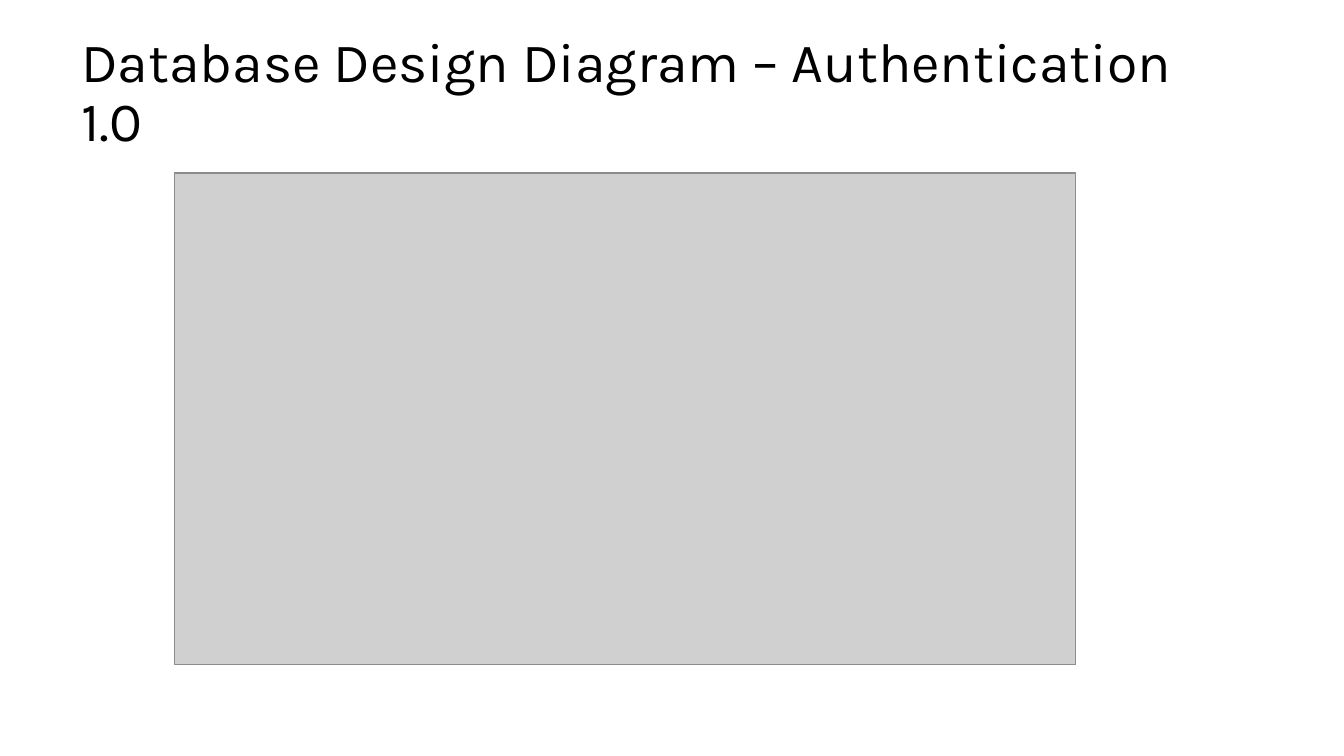
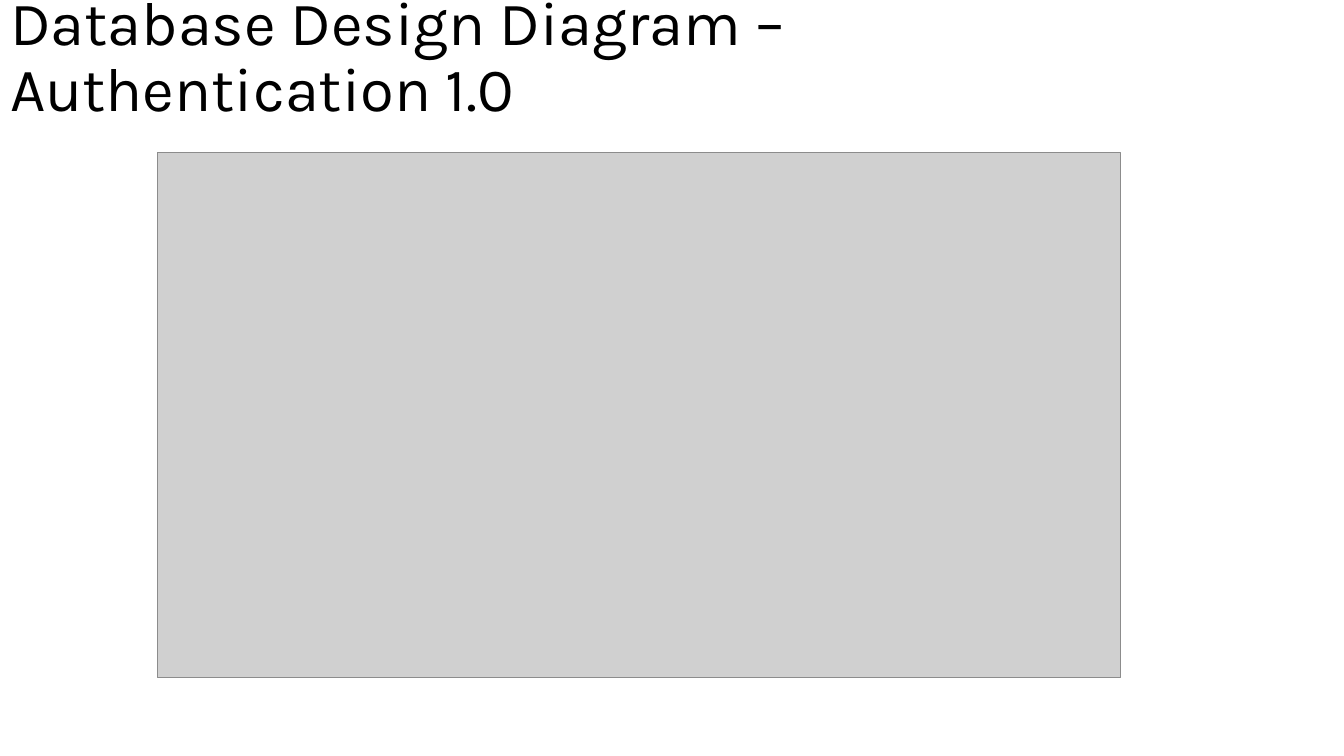
Before and after one commit to LouiGee/finalProjectBackEnd, a slide deck: slide 6 of Architecture Documents.pptx. Drawn at 1344x756 pixels with LibreOffice and Linux fonts; fonts in the diff are those of the drawing; grey boxes stand for pictures. Boxes give left, top, right and bottom in pixels: in the first picture for what was removed or moved away, otherwise in the second. Text is boxed around its words. In the diff, an @@ line names an element or a change of style, - is before the commit and + after.

Commit message:
changes to architecture diagram

```diff
--- a/Architecture Documents.pptx
+++ b/Architecture Documents.pptx
@@ title "Database Design Diagram – Authentication ...": place and size @@
-title "Database Design Diagram – Authentication ..." at bbox=[81, 44, 1171, 142]
+title "Database Design Diagram – Authentication ..." at bbox=[10, 2, 741, 112]
@@ title "Database Design Diagram – Authentication ..." at bbox=[10, 2, 741, 112]: size 39.6 to 44 pt @@
@@ picture: place and size @@
-picture at bbox=[174, 173, 1076, 664]
+picture at bbox=[157, 152, 1121, 678]
```
Also in this commit, not shown: 4 other slides changed, 4 slides added, 1 other file.
